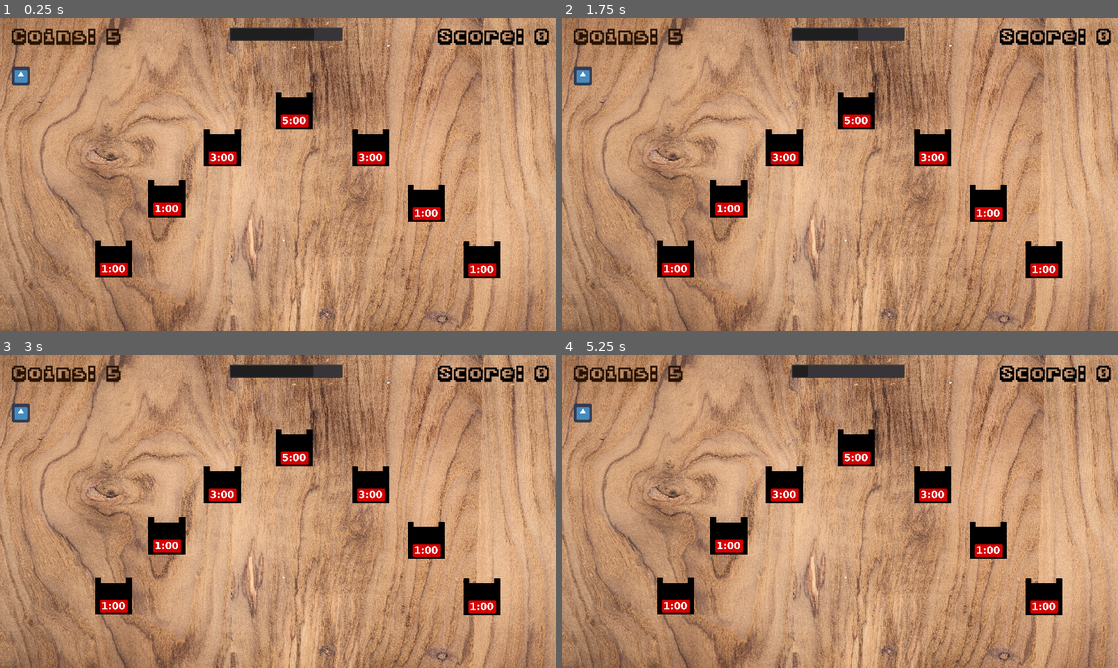
Above: before the commit, frames 1-4 (two rows, left to right).
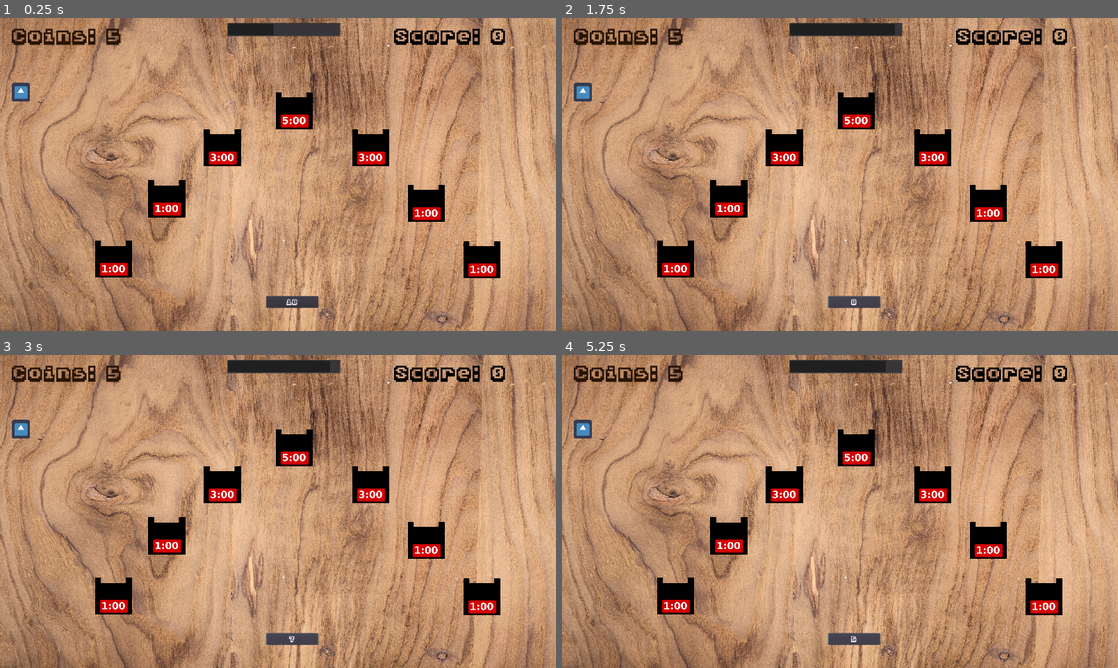
Above: after the commit, the same moments.

Repository: macamev/Pajatso
Game: Godot game, scene res://Scenes/Main.tscn
Same seed, same stepped clock (60 frames per second), same inputs: the game is played once before the commit and once after it. The engine's default icon, where the game draws it, is replaced by a stand-in: a white triangle on a blue panel in a dark square.
Inputs (mouse positions are in pixels of both pictures, inside the frame that each line leads up to):
- Up to frame 1 (0.25 s): no input
- Up to frame 2 (1.75 s): click (856, 302) at 0.5 s, where only the run after the commit has a clickable "9"; click (856, 302) at 1.25 s, where only the run after the commit has a clickable "9"
- Up to frame 3 (3 s): click (294, 639) at 2 s, where only the run after the commit has a clickable "8"; click (294, 639) at 2.75 s, where only the run after the commit has a clickable "7"
- Up to frame 4 (5.25 s): click (856, 639) at 3.5 s, where only the run after the commit has a clickable "6"; click (856, 639) at 4.25 s, where only the run after the commit has a clickable "6"; click (856, 639) at 5 s, where only the run after the commit has a clickable "5"

The runs differ from the first frame. In frame 1, 2.4% of the frame differs, in the area x 2-99%, y 1-93%; in frame 2, 2.4%; in frame 3, 2.4%; in frame 4, 2.6%.

Commit message:
final edits

Diff:
--- a/Scenes/Main.tscn
+++ b/Scenes/Main.tscn
@@ -9,6 +9,15 @@
 [ext_resource path="res://Sprites/PajatsoBox5.png" type="Texture" id=7]
 [ext_resource path="res://Sprites/PajatsoBox3.png" type="Texture" id=8]
 [ext_resource path="res://Sprites/wood2.jpg" type="Texture" id=9]
+[ext_resource path="res://NewHiScore.ttf" type="DynamicFontData" id=10]
+[ext_resource path="res://Scenes/getCoins.gd" type="Script" id=11]
+
+[sub_resource type="RectangleShape2D" id=1]
+extents = Vector2( 52.8125, 8.15501 )
+
+[sub_resource type="DynamicFont" id=2]
+size = 36
+font_data = ExtResource( 10 )
 
 [node name="Main" type="Node2D"]
 __meta__ = {
@@ -20,6 +29,9 @@
 margin_bottom = 528.0
 rect_scale = Vector2( 1.01693, 0.575399 )
 texture = ExtResource( 9 )
+__meta__ = {
+"_edit_lock_": true
+}
 
 [node name="coinBox" parent="." instance=ExtResource( 5 )]
 position = Vector2( 768, 448 )
@@ -92,18 +104,39 @@
 reward = 5
 
 [node name="coinSpawn" parent="." instance=ExtResource( 4 )]
-position = Vector2( 72, 200 )
+position = Vector2( 72, 256 )
 
 [node name="ProgressBar" type="ProgressBar" parent="coinSpawn"]
-margin_left = 720.0
-margin_top = -168.0
-margin_right = 1112.0
-margin_bottom = -120.0
-min_value = 10.0
-max_value = 1000.0
+margin_left = 712.0
+margin_top = -240.0
+margin_right = 1104.0
+margin_bottom = -192.0
+min_value = 200.0
+max_value = 2000.0
 step = 1.0
-value = 10.0
+value = 200.0
 percent_visible = false
+
+[node name="StaticBody2D" type="StaticBody2D" parent="coinSpawn"]
+position = Vector2( -96, -168 )
+rotation = -0.219599
+__meta__ = {
+"_edit_group_": true
+}
+
+[node name="CollisionShape2D" type="CollisionShape2D" parent="coinSpawn/StaticBody2D"]
+position = Vector2( 56, 216 )
+rotation = -0.157815
+shape = SubResource( 1 )
+
+[node name="getCoins" type="Button" parent="coinSpawn"]
+margin_left = 848.0
+margin_top = 704.0
+margin_right = 1027.0
+margin_bottom = 742.0
+custom_fonts/font = SubResource( 2 )
+text = "GET COINS"
+script = ExtResource( 11 )
 
 [node name="coinAmount" parent="." instance=ExtResource( 3 )]
 margin_left = 40.0
@@ -113,12 +146,14 @@
 custom_colors/font_color = Color( 0.156863, 0.0784314, 0, 1 )
 
 [node name="Score" parent="." instance=ExtResource( 2 )]
-margin_left = 1512.0
+margin_left = 1360.0
 margin_top = 16.0
-margin_right = 1904.0
+margin_right = 1752.0
 margin_bottom = 195.0
 custom_colors/font_color = Color( 0, 0, 0, 1 )
 script = ExtResource( 1 )
+
+[connection signal="pressed" from="coinSpawn/getCoins" to="coinSpawn" method="_on_getCoins_pressed"]
 
 [editable path="coinBox"]
 [editable path="coinBox2"]
--- a/Scenes/coin.tscn
+++ b/Scenes/coin.tscn
@@ -12,6 +12,7 @@
 
 [node name="coin" type="RigidBody2D" groups=["coin"]]
 physics_material_override = SubResource( 3 )
+linear_velocity = Vector2( 0, -50 )
 script = ExtResource( 2 )
 
 [node name="CollisionShape2D" type="CollisionShape2D" parent="."]
--- /dev/null
+++ b/Scenes/getCoins.gd
@@ -0,0 +1,19 @@
+extends Button
+
+
+# Declare member variables here. Examples:
+# var a = 2
+# var b = "text"
+
+
+# Called when the node enters the scene tree for the first time.
+func _ready():
+	pass # Replace with function body.
+
+
+# Called every frame. 'delta' is the elapsed time since the previous frame.
+#func _process(delta):
+#	pass
+
+func getCoins():
+	pass
--- a/Scripts/coinSpawner.gd
+++ b/Scripts/coinSpawner.gd
@@ -3,6 +3,7 @@
 const coinPath = preload("res://Scenes/coin.tscn")
 onready var coinScore = get_node("/root/Main/coinAmount")
 var coinAmount = 5
+var timeLeft = 10
 
 var rng = RandomNumberGenerator.new()
 var randSpeedX
@@ -22,11 +23,12 @@
 
 # Called every frame. 'delta' is the elapsed time since the previous frame.
 func _process(delta):
-	if Input.is_action_just_pressed("ui_accept") && coinAmount > 0:
+	if Input.is_action_just_pressed("shoot") && coinAmount > 0:
 		spawn()
 	if coinAmount < 0:
 		coinAmount = 0
 	getProgressVelocity()
+	checkTime(delta)
 
 
 func spawn():
@@ -56,3 +58,17 @@
 	if barValue.value == barValue.min_value:
 		barIsFull = false
 	return barValue.value
+
+
+func _on_getCoins_pressed():
+	if (timeLeft <= 0):
+		coinAmount += 5
+		coinScore.coins += 5
+		timeLeft = 10
+
+func checkTime(delta):
+	if timeLeft > 0:
+		timeLeft -= delta
+		$getCoins.text = str(int(round(timeLeft)))
+	if timeLeft <= 0:
+		$getCoins.text = 'GET COINS'
--- a/project.godot
+++ b/project.godot
@@ -49,6 +49,26 @@
 "svg/scale": 1.0
 }
 
+[input]
+
+ui_accept={
+"deadzone": 0.5,
+"events": [ Object(InputEventKey,"resource_local_to_scene":false,"resource_name":"","device":0,"alt":false,"shift":false,"control":false,"meta":false,"command":false,"pressed":false,"scancode":16777221,"physical_scancode":0,"unicode":0,"echo":false,"script":null)
+, Object(InputEventKey,"resource_local_to_scene":false,"resource_name":"","device":0,"alt":false,"shift":false,"control":false,"meta":false,"command":false,"pressed":false,"scancode":16777222,"physical_scancode":0,"unicode":0,"echo":false,"script":null)
+, Object(InputEventJoypadButton,"resource_local_to_scene":false,"resource_name":"","device":0,"button_index":0,"pressure":0.0,"pressed":false,"script":null)
+ ]
+}
+ui_select={
+"deadzone": 0.5,
+"events": [ Object(InputEventJoypadButton,"resource_local_to_scene":false,"resource_name":"","device":0,"button_index":3,"pressure":0.0,"pressed":false,"script":null)
+ ]
+}
+shoot={
+"deadzone": 0.5,
+"events": [ Object(InputEventKey,"resource_local_to_scene":false,"resource_name":"","device":0,"alt":false,"shift":false,"control":false,"meta":false,"command":false,"pressed":false,"scancode":32,"physical_scancode":0,"unicode":0,"echo":false,"script":null)
+ ]
+}
+
 [physics]
 
 common/enable_pause_aware_picking=true
Not shown: 1 places in Scenes/Main.tscn that only renumber resources
Not shown, added: .zip
Not shown, added: WindowsBuild/.zip
Not shown, added: WindowsBuild/Pajatso.exe
Not shown, added: WindowsBuild/Pajatso.pck
Not shown, added: WindowsBuild/Pajatso.x86_64
Not shown, added: WindowsBuild/Pajatso.zip
